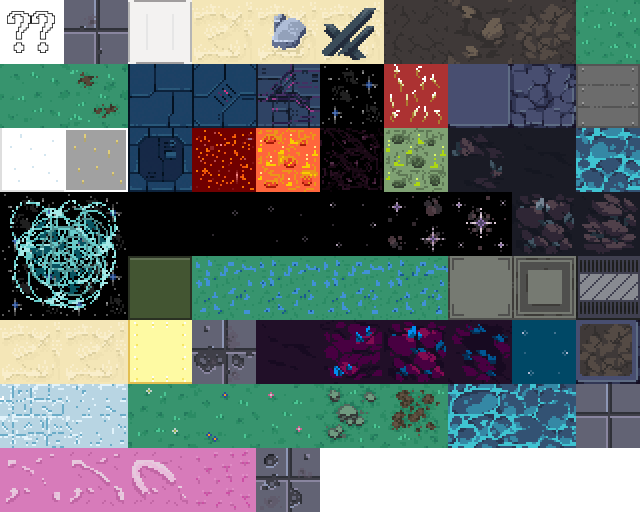
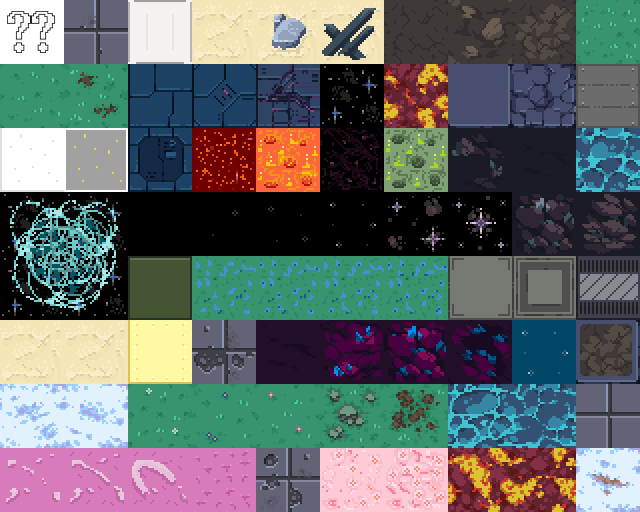
Before/after of a w=640, h=512 layered artwork. What changed in the layer stack:
added layer "floor-cherry-blossom" above "floor-cherry-blossom-simple" over [384,448,448,512]
added layer "floor-cherry-blossom-simple" above "floor-city" over [320,448,384,512]
added layer "floor-fire" (1st of 2) above "floor-fire" over [384,64,448,128]
moved "floor-fire" (2nd of 2) above "floor-fire-lava" over [384,64,448,128]
added layer "floor-fire-lava" above "floor-fire-simple" over [448,448,512,512]
added layer "floor-fire-simple" above "floor-flesh" over [512,448,576,512]
added layer "floor-ice" (1st of 2) above "floor-ice" over [0,384,64,448]
added layer "floor-ice-thin" above "floor-ice-simple" over [576,448,640,512]
added layer "floor-ice-simple" (1st of 2) above "floor-ice-simple" over [64,384,128,448]
